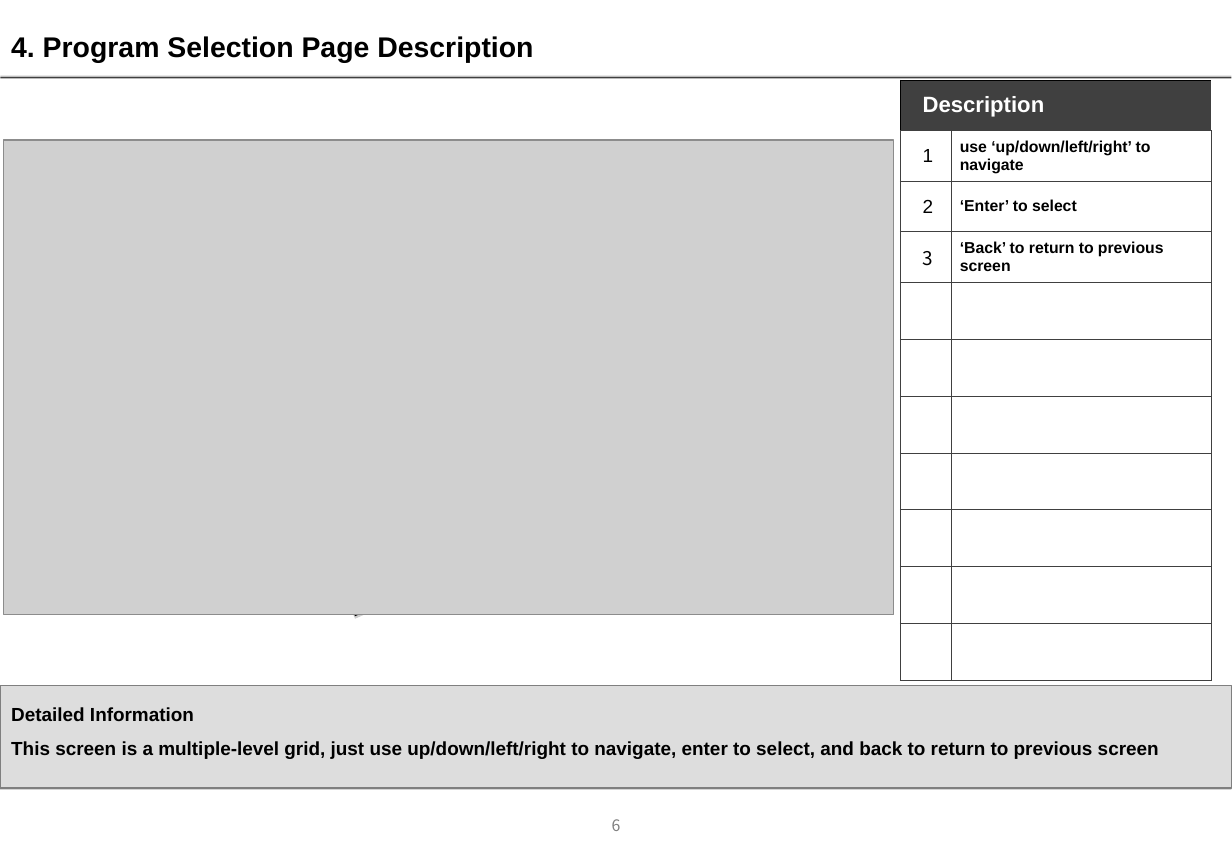
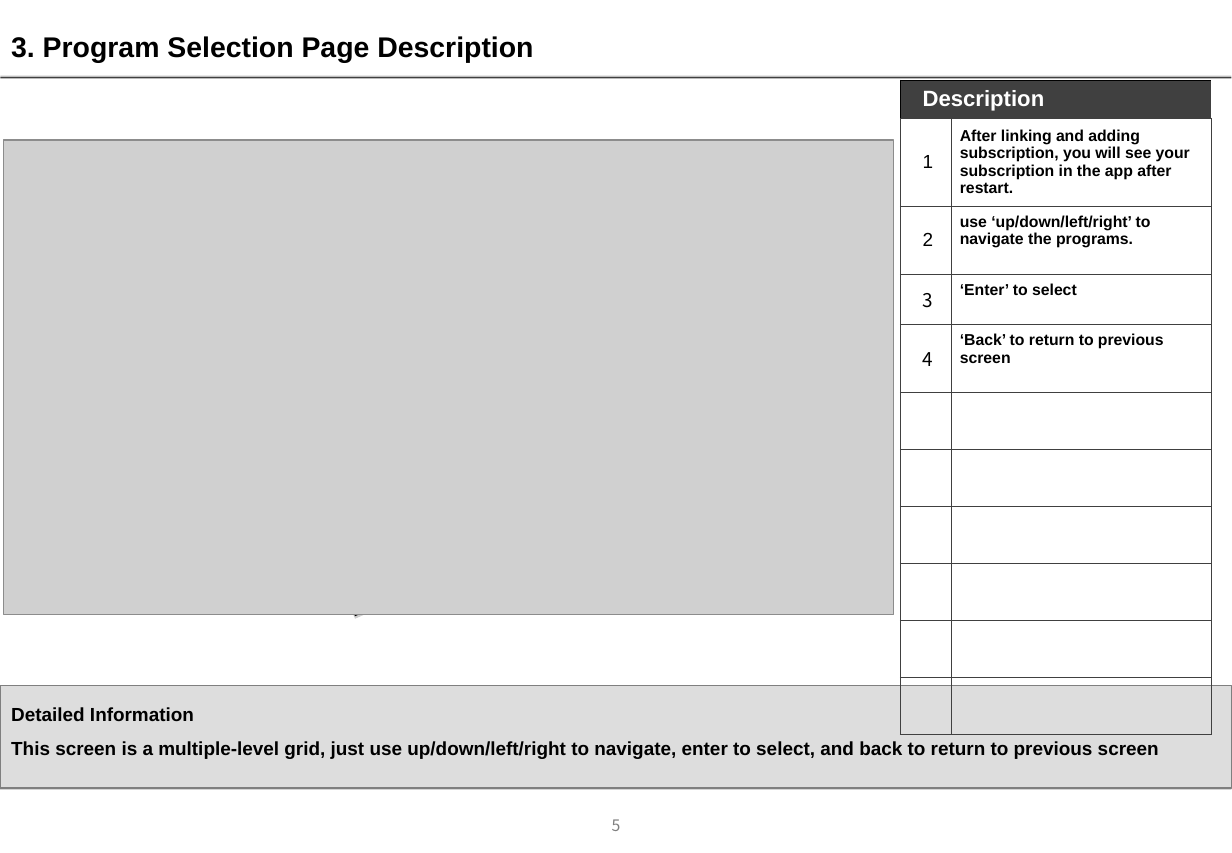
Before and after one commit to mervick/orangeeplayer, a slide deck: slide 5 of docs/documents for lg qa 3.0/app_description_3 0.ppt (slide 6 before the commit). Drawn at 1232x853 pixels with LibreOffice and Linux fonts; fonts in the diff are those of the drawing; grey boxes stand for pictures; background and template pictures are left out. Boxes give left, top, right and bottom in pixels: in the first picture for what was removed or moved away, otherwise in the second. Text is boxed around its words. In the diff, an @@ line names an element or a change of style, - is before the commit and + after.

```diff
--- a/docs/documents for lg qa 3.0/app_description_3 0.ppt
+++ b/docs/documents for lg qa 3.0/app_description_3 0.ppt
@@ text at [11, 36, 533, 63]: text changed @@
-4. Program Selection Page Description
+3. Program Selection Page Description
@@ table at [900, 80, 1212, 689] @@
-row 2: 1 | use ‘up/down/left/right’ to navigate
-row 3: 2 | ‘Enter’ to select
-row 4: 3 | ‘Back’ to return to previous screen
+row 2: 1 | After linking and adding subscription, you will see your subscription in the app after restart.
+row 3: 2 | use ‘up/down/left/right’ to navigate the programs.
+row 4: 3 | ‘Enter’ to select
+row 5: 4 | ‘Back’ to return to previous screen
-row 11:  | 
@@ page number at [612, 819, 621, 831]: text changed @@
-6
+5
```
Also in this commit, not shown: 5 other slides changed, 1 slide removed.
